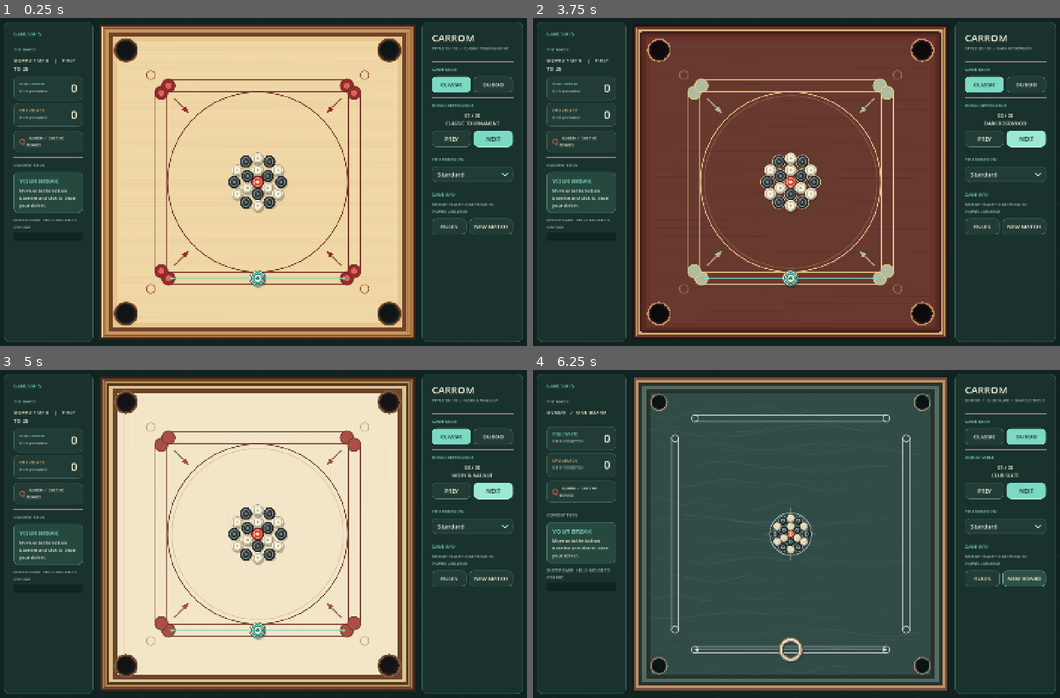
Above: before the commit, frames 1-4 (two rows, left to right).
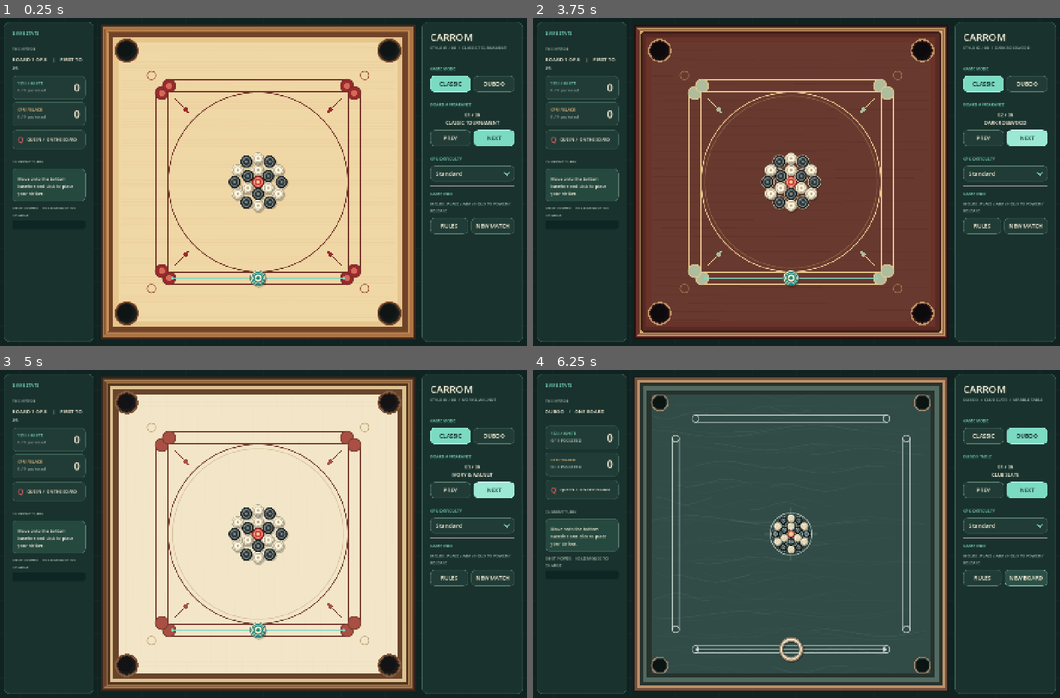
Above: after the commit, the same moments.

Repository: Tekknobot/carromclassic
Game: Godot game, scene res://scenes/main.tscn
Same seed, same stepped clock (60 frames per second), same inputs: the game is played once before the commit and once after it.
Inputs:
- Up to frame 1 (0.25 s): no input
- Up to frame 2 (3.75 s): click "CLASSIC" at 0.5 s; click "CLASSIC" at 1.25 s; click "NEW MATCH" at 2 s; click "NEW MATCH" at 2.75 s; click "NEXT" at 3.5 s
- Up to frame 3 (5 s): click "NEXT" at 4.25 s
- Up to frame 4 (6.25 s): click "DUBOO" at 5 s; click "NEW BOARD" at 5.75 s

The runs differ from the first frame. In frame 1, 8.9% of the frame differs, in the area x 2-98%, y 1-99%; in frame 2, 7.6%; in frame 3, 8.8%; in frame 4, 7.3%.

Commit message:
More interesting CPU opponent.

Diff:
--- a/scripts/game.gd
+++ b/scripts/game.gd
@@ -26,6 +26,8 @@
 const MAX_SHOT_SPEED := 1425.0
 const DUBOO_MIN_SHOT_SPEED := 250.0
 const DUBOO_MAX_SHOT_SPEED := 1080.0
+# Desktop stats dock width is independent of labels, scores, and window changes.
+const DESKTOP_STATS_WIDTH := 244.0
 
 var duboo_mode := false
 var mode_bar: HBoxContainer
@@ -64,8 +66,8 @@
 var board_finished_message := ""
 var status_title := "YOUR BREAK"
 var status_text := "Move over the bottom baseline and click to place your striker."
-var side_panel: PanelContainer
-var stats_panel: PanelContainer
+var side_panel: Panel
+var stats_panel: Panel
 var main_score_white: Label
 var main_score_black: Label
 var coins_white: Label
@@ -365,19 +367,27 @@
 		menu.min_size = Vector2i(popup_width, 0)
 
 func _sidebar_panel() -> VBoxContainer:
-	# Both landscape docks share the same visual language and scroll
-	# independently when the browser has a shorter viewport.
-	var panel := PanelContainer.new()
+	# Panel (not PanelContainer) has no content-driven minimum width.
+	# Its exact width is assigned only by _layout(), so even arbitrarily long
+	# CPU status text can NEVER widen it or push over the board.
+	var panel := Panel.new()
 	panel.add_theme_stylebox_override("panel", _style(PANEL, EDGE_SOFT, 14))
+	panel.clip_contents = true
 	add_child(panel)
+	# An anchored content region follows the panel's bounds but cannot resize
+	# the panel. This also preserves scrolling on short browser windows.
 	var margin := MarginContainer.new()
-	margin.add_theme_constant_override("margin_left", 12)
-	margin.add_theme_constant_override("margin_right", 12)
-	margin.add_theme_constant_override("margin_top", 12)
-	margin.add_theme_constant_override("margin_bottom", 12)
 	panel.add_child(margin)
+	margin.set_anchors_and_offsets_preset(Control.PRESET_FULL_RECT)
+	margin.add_theme_constant_override("margin_left", 22)
+	margin.add_theme_constant_override("margin_right", 22)
+	margin.add_theme_constant_override("margin_top", 22)
+	margin.add_theme_constant_override("margin_bottom", 22)
 	var scroll := ScrollContainer.new()
-	scroll.horizontal_scroll_mode = ScrollContainer.SCROLL_MODE_DISABLED
+	# Keep any unexpectedly long strings inside the clipped dock rather than
+	# allowing the ScrollContainer's child minimum width to alter its parent.
+	scroll.horizontal_scroll_mode = ScrollContainer.SCROLL_MODE_SHOW_NEVER
+	scroll.vertical_scroll_mode = ScrollContainer.SCROLL_MODE_AUTO
 	scroll.size_flags_vertical = Control.SIZE_EXPAND_FILL
 	margin.add_child(scroll)
 	var content := VBoxContainer.new()
@@ -467,7 +477,8 @@
 	var turn_stack := VBoxContainer.new()
 	turn_stack.add_theme_constant_override("separation", 6)
 	turn_card.add_child(turn_stack)
-	turn_head = _label(turn_stack, "YOUR BREAK", 17, MINT)
+	turn_head = _label(turn_stack, "YOUR BREAK", 17, MINT, true)
+	turn_head.clip_text = true
 	turn_desc = _label(turn_stack, "Click the bottom baseline to place.", 12, TEXT, true)
 	turn_desc.custom_minimum_size.y = 56
 	var power_box := VBoxContainer.new()
@@ -1014,17 +1025,17 @@
 	board_caption.visible = true
 	tip_label.visible = true
 	_style_cpu_option(cpu_selector, false)
-	# Match statistics flank the LEFT edge; identity and game information
-	# occupy the RIGHT edge, with the board centered in the clear middle lane.
-	# Keep both docks compact so that neither steals excessive board space.
+	# The left dock is ALWAYS 244 px in landscape, regardless of text and
+	# score updates. Both panels own separate, non-overlapping lanes.
 	var gutter := clampf(minf(sz.x, sz.y) * 0.018, 10.0, 21.0)
 	var between := clampf(sz.x * 0.012, 10.0, 22.0)
-	var stats_w := clampf(sz.x * 0.168, 174.0, 278.0)
+	var stats_w := DESKTOP_STATS_WIDTH
 	var info_w := clampf(sz.x * 0.19, 198.0, 310.0)
-	var center_space := maxf(150.0, sz.x - 2.0 * gutter - 2.0 * between - stats_w - info_w)
-	# Preserve board scale as the highest priority in shorter viewports.
-	var board_diameter := minf(center_space, maxf(220.0, sz.y - 2.0 * gutter))
-	var scale_value := maxf(0.20, minf(1.6, board_diameter / 766.0))
+	# Never impose an artificial minimum board size; it caused earlier panel
+	# overlap when there wasn't actually enough center space to draw it.
+	var center_space := maxf(0.0, sz.x - 2.0 * gutter - 2.0 * between - stats_w - info_w)
+	var board_diameter := minf(center_space, maxf(0.0, sz.y - 2.0 * gutter))
+	var scale_value := minf(1.6, board_diameter / 766.0)
 	var drawn_size := 766.0 * scale_value
 	var board_lane_x := gutter + stats_w + between
 	var board_left := board_lane_x + (center_space - drawn_size) * 0.5
Not shown, changed: FIXED_STATS_DOCK.txt
Not shown, changed: .DS_Store
